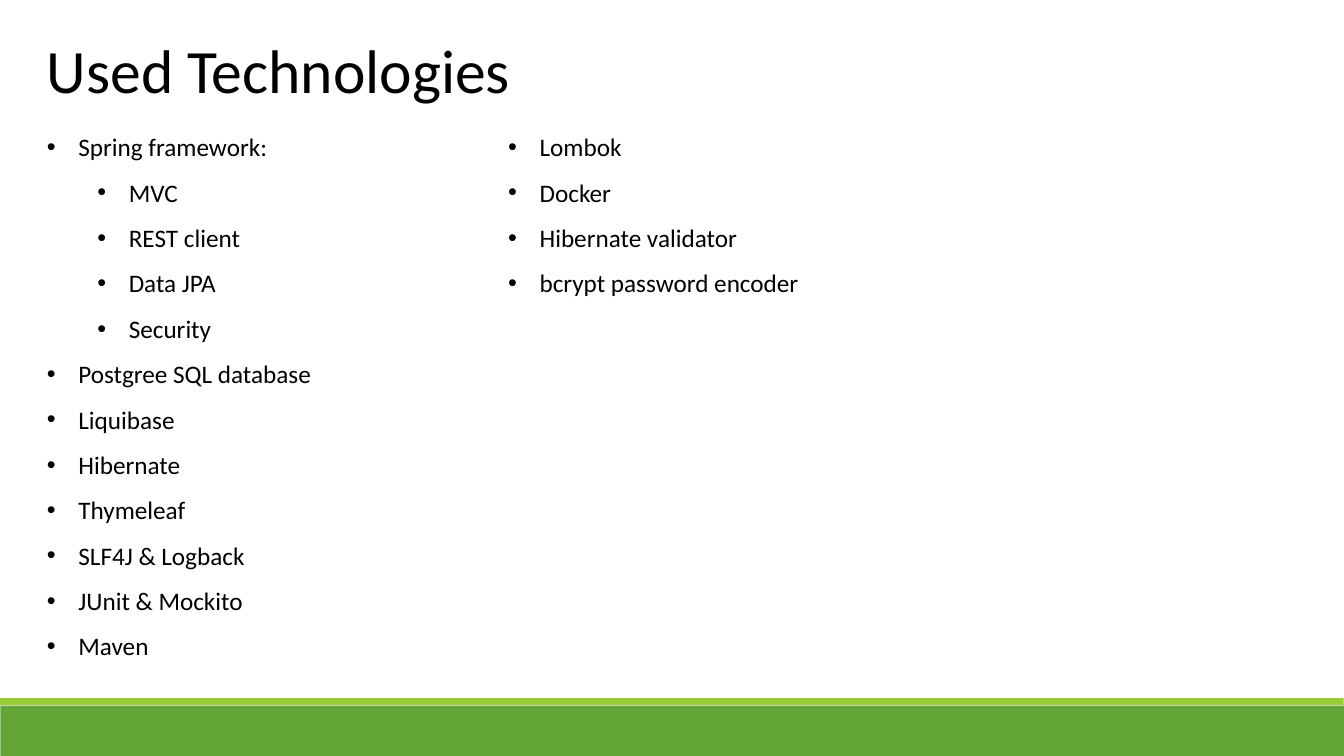
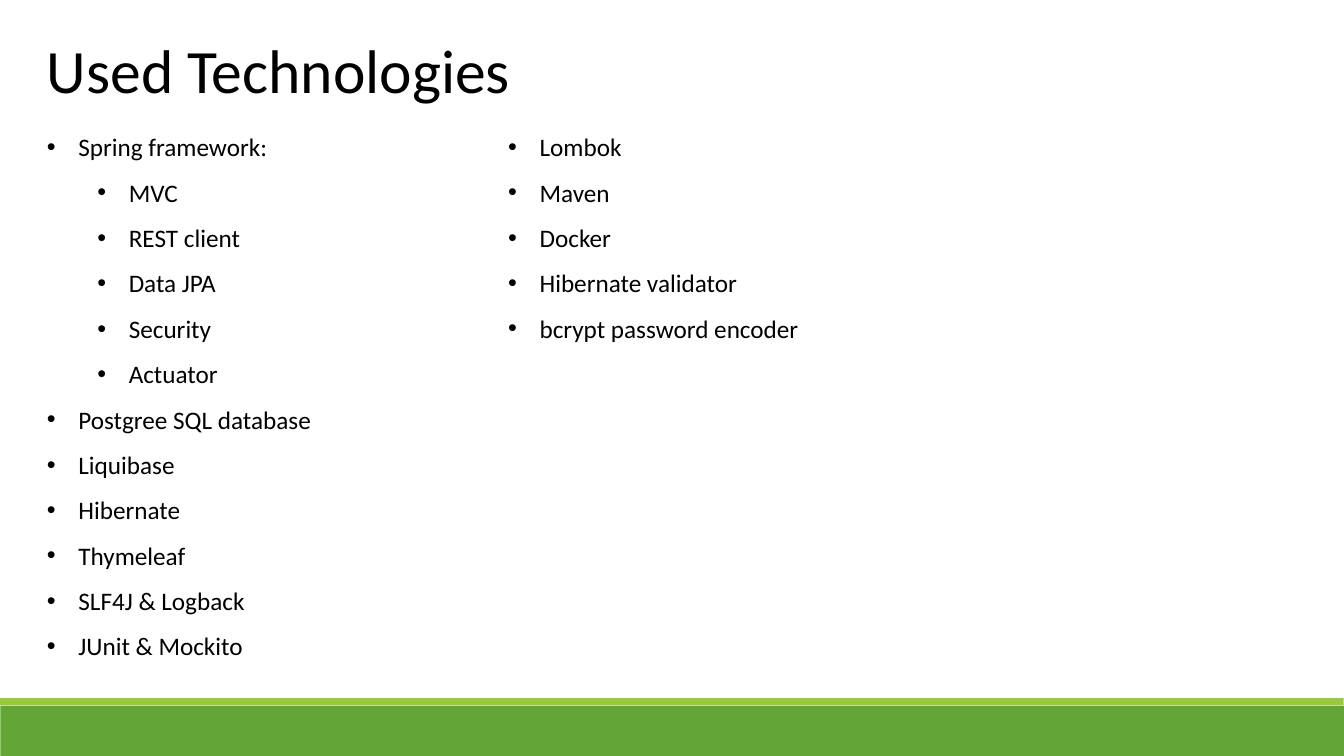
Before and after one commit to benzol45/EPAM_final_project, a slide deck: slide 6 of Library.pptx. Drawn at 1344x756 pixels with LibreOffice and Linux fonts; fonts in the diff are those of the drawing. Boxes give left, top, right and bottom in pixels: in the first picture for what was removed or moved away, otherwise in the second. Text is boxed around its words. In the diff, an @@ line names an element or a change of style, - is before the commit and + after.

Commit message:
add actuator with health status and metrics

```diff
--- a/Library.pptx
+++ b/Library.pptx
@@ text at <box>540,185,610,203</box>: paragraph added @@
+• Maven
@@ text at <box>129,366,218,383</box>: paragraph added @@
+  • Actuator
@@ text at <box>78,638,148,655</box>: paragraph removed @@
-• Maven
```
Also in this commit, not shown: 1 other slide changed, 12 other files.
